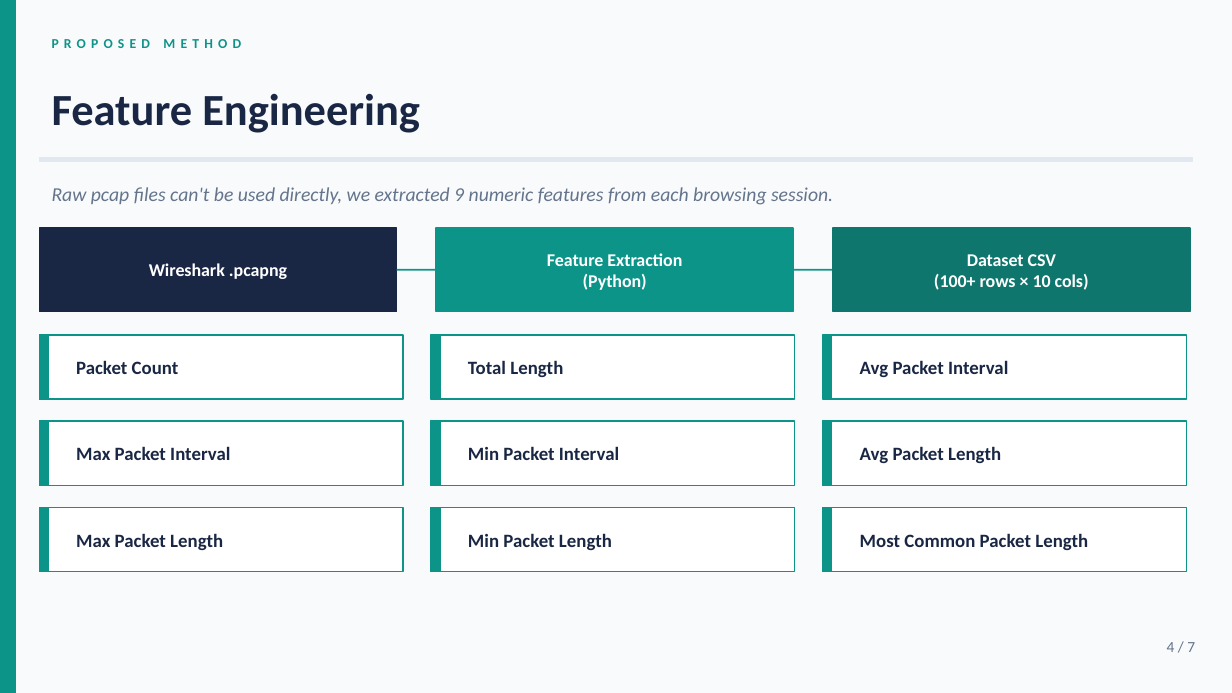
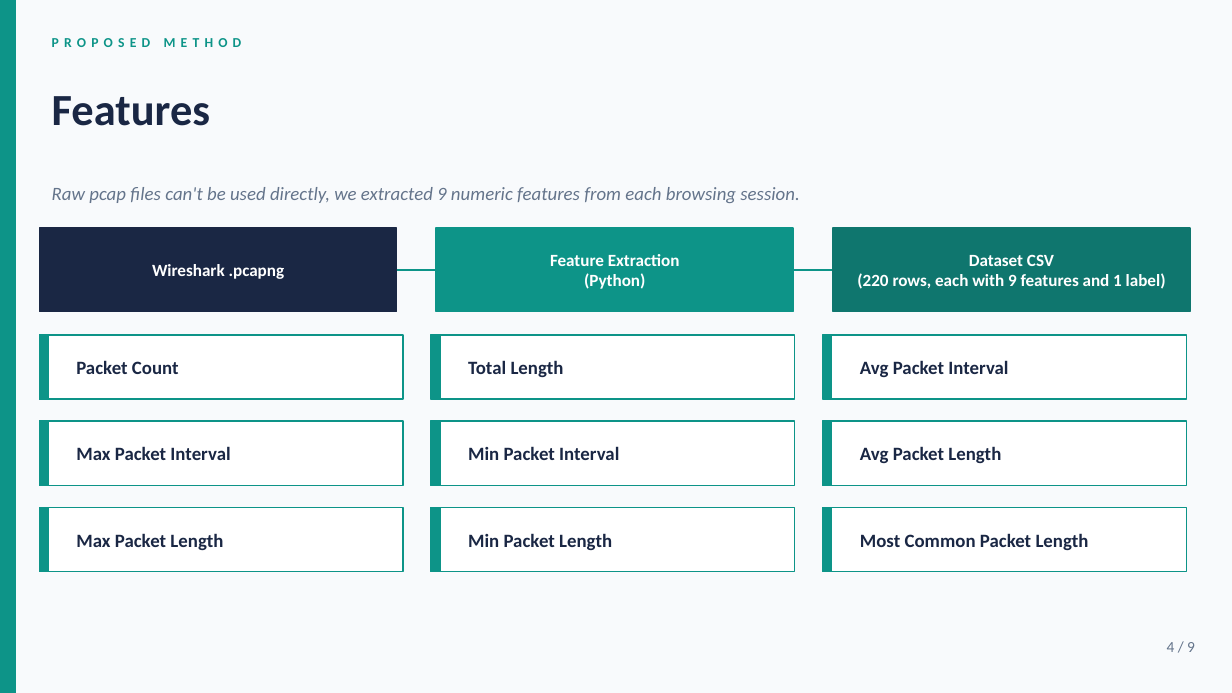
Before and after one commit to SaSc-5104/network-traffic-classification, a slide deck: slide 4 of slides/C400_Presentation.pptx. Drawn at 1232x693 pixels with LibreOffice and Linux fonts; fonts in the diff are those of the drawing. Boxes give left, top, right and bottom in pixels: in the first picture for what was removed or moved away, otherwise in the second. Text is boxed around its words. In the diff, an @@ line names an element or a change of style, - is before the commit and + after.

```diff
--- a/slides/C400_Presentation.pptx
+++ b/slides/C400_Presentation.pptx
@@ text removed at bbox=[52, 94, 420, 133] @@
-Feature Engineering
@@ text added at bbox=[52, 96, 210, 126], 26 pt, text #1A2744, bold @@
+Features
@@ rectangle removed at bbox=[39, 158, 1193, 161] @@
@@ text "Raw pcap files can't be ..." at bbox=[52, 187, 799, 203]: size 11.5 to 11 pt @@
@@ text "Wireshark .pcapng" at bbox=[152, 264, 285, 279]: size 10.5 to 10 pt @@
@@ text "Feature Extraction" at bbox=[550, 254, 680, 289]: size 10.5 to 10 pt @@
@@ text "Dataset CSV": place and size @@
-text "Dataset CSV" at bbox=[934, 254, 1089, 290]
+text "Dataset CSV" at bbox=[857, 254, 1166, 289]
@@ text at bbox=[969, 254, 1054, 266]: size 10.5 to 10 pt in "Dataset CSV" @@
@@ text at bbox=[857, 273, 1166, 289]: text changed; size 10.5 to 10 pt @@
-(100+ rows × 10 cols)
+(220 rows, each with 9 features and 1 label)
@@ text at bbox=[1167, 642, 1195, 652]: text changed @@
-4 / 7
+4 / 9
```
Also in this commit, not shown: 6 other slides changed, 2 slides added, 7 other files.
